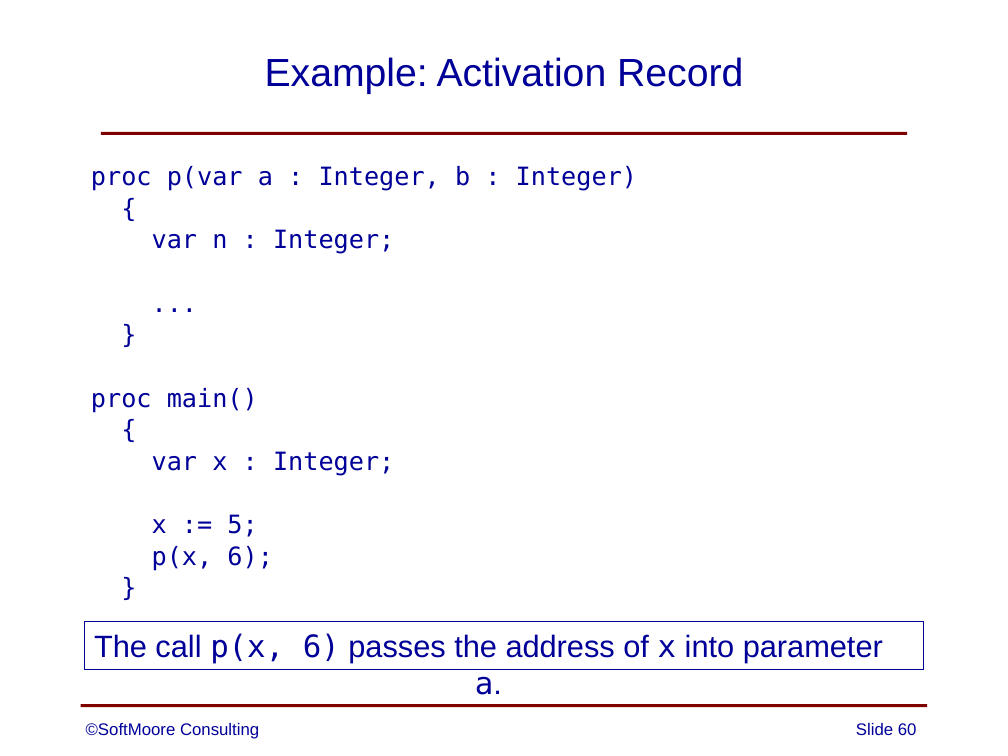
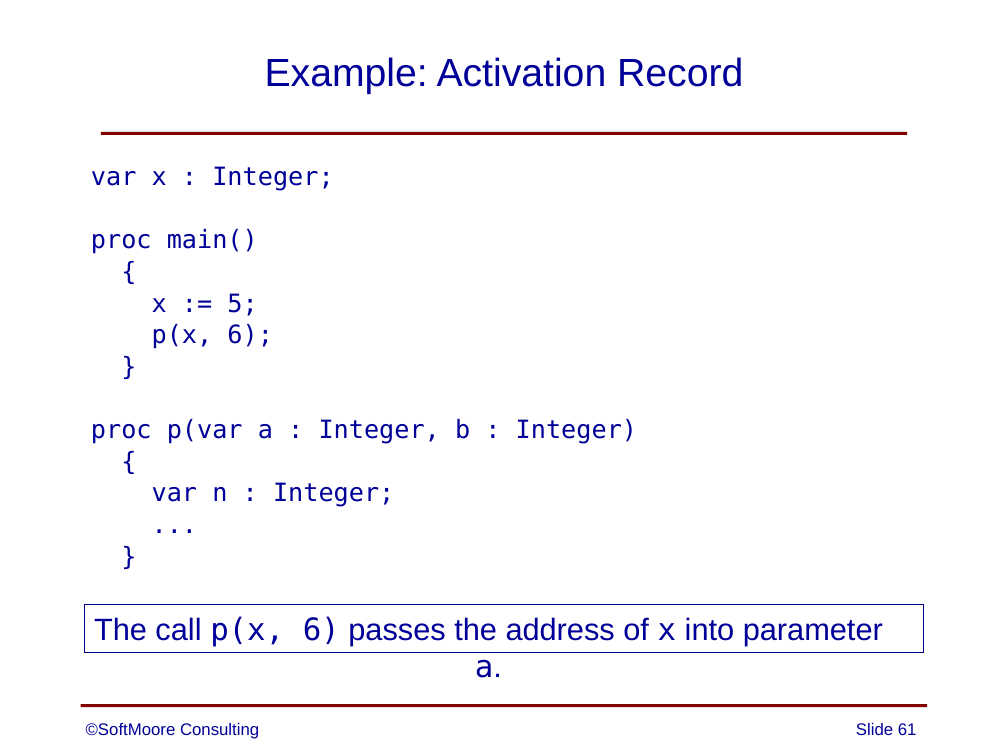
Before and after one commit to SoftMoore/CPRL-Kt-2nd, a slide deck: slide 61 of PowerPoints/13 - Subprograms.pptx (slide 60 before the commit). Drawn at 1008x756 pixels with LibreOffice and Linux fonts; fonts in the diff are those of the drawing. Boxes give left, top, right and bottom in pixels: in the first picture for what was removed or moved away, otherwise in the second. Text is boxed around its words. In the diff, an @@ line names an element or a change of style, - is before the commit and + after.

```diff
--- a/PowerPoints/13 - Subprograms.pptx
+++ b/PowerPoints/13 - Subprograms.pptx
@@ text at box(91, 166, 333, 349): paragraphs added @@
+var x : Integer;
+proc main()
+{
+x := 5;
+p(x, 6);
+}
@@ text at box(91, 388, 394, 571): paragraphs removed @@
-proc main()
-{
-var x : Integer;
-x := 5;
-p(x, 6);
-}
@@ rectangle "The call p(x, 6) passes ...": place and size @@
-rectangle "The call p(x, 6) passes ..." at box(84, 622, 923, 669)
+rectangle "The call p(x, 6) passes ..." at box(84, 605, 923, 652)
@@ page number at box(856, 723, 917, 735): text changed @@
-Slide 60
+Slide 61
```
Also in this commit, not shown: 8 other slides changed, 1 slide added.
